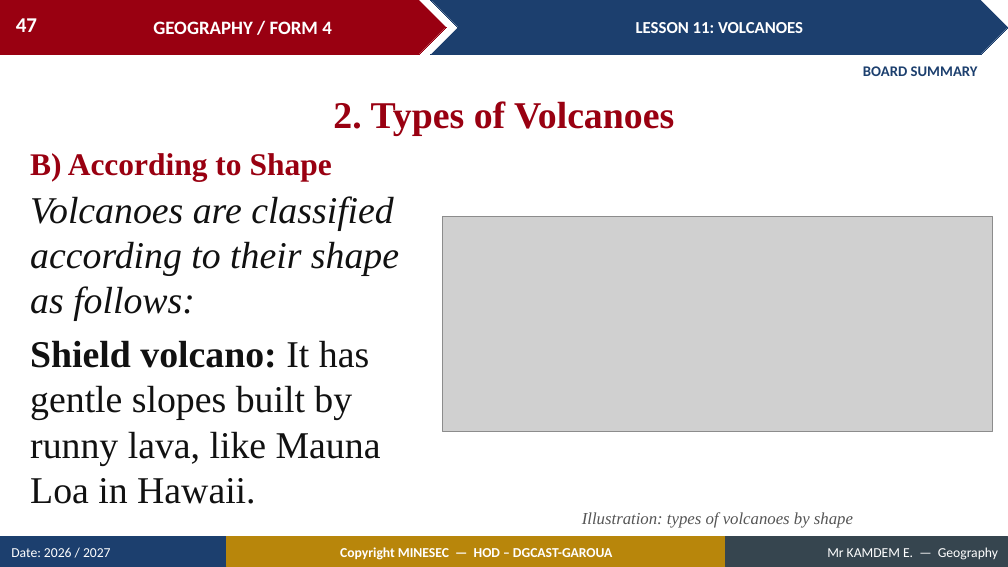
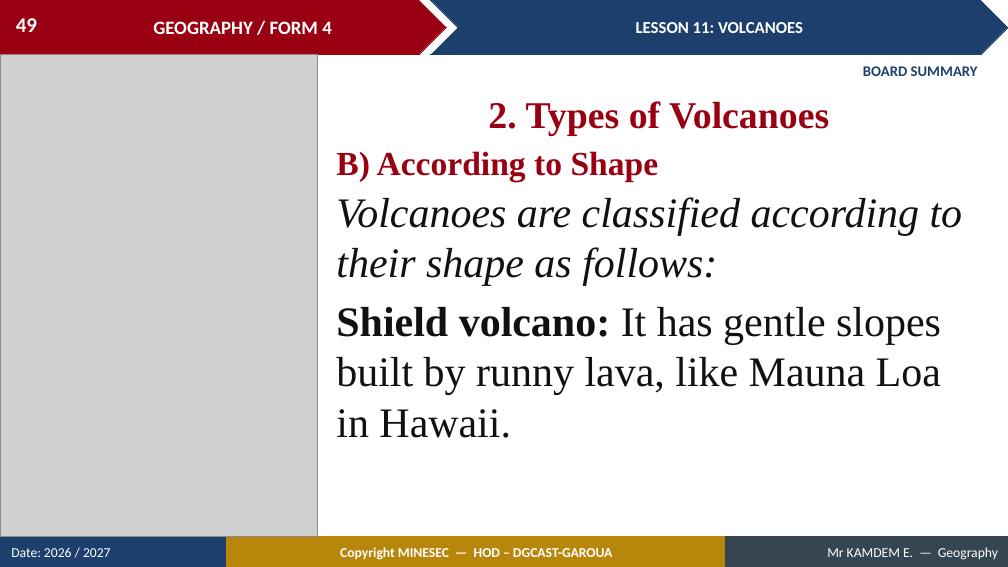
Before and after one commit to Berthautk/linea-github, a slide deck: slide 49 of lecons/F3/14_FORM4_LESSON11_Volcanoes.pptx (slide 47 before the commit). Drawn at 1008x567 pixels with LibreOffice and Linux fonts; fonts in the diff are those of the drawing; grey boxes stand for pictures. Boxes give left, top, right and bottom in pixels: in the first picture for what was removed or moved away, otherwise in the second. Text is boxed around its words. In the diff, an @@ line names an element or a change of style, - is before the commit and + after.

```diff
--- a/lecons/F3/14_FORM4_LESSON11_Volcanoes.pptx
+++ b/lecons/F3/14_FORM4_LESSON11_Volcanoes.pptx
@@ page number at [16,18,37,32]: text changed @@
-47
+49
@@ picture added at [0,54,318,537] @@
@@ text "2. Types of Volcanoes": place and size @@
-text "2. Types of Volcanoes" at [333,101,674,136]
+text "2. Types of Volcanoes" at [488,101,829,136]
@@ text "B) According to Shape": place and size @@
-text "B) According to Shape" at [30,153,332,181]
+text "B) According to Shape" at [336,151,659,182]
@@ text "B) According to Shape" at [336,151,659,182]: size 30 to 32 pt @@
@@ text "Volcanoes are classified according to ...": place and size @@
-text "Volcanoes are classified according to ..." at [30,196,399,504]
+text "Volcanoes are classified according to ..." at [336,197,963,438]
@@ text "Volcanoes are classified according to ..." at [336,197,963,438]: size 36 to 40 pt @@
@@ picture removed at [442,216,993,431] @@
@@ text removed at [582,512,853,528] @@
-Illustration: types of volcanoes by shape
```
Also in this commit, not shown: 12 other slides changed, 12 slides added, 5 other files.
